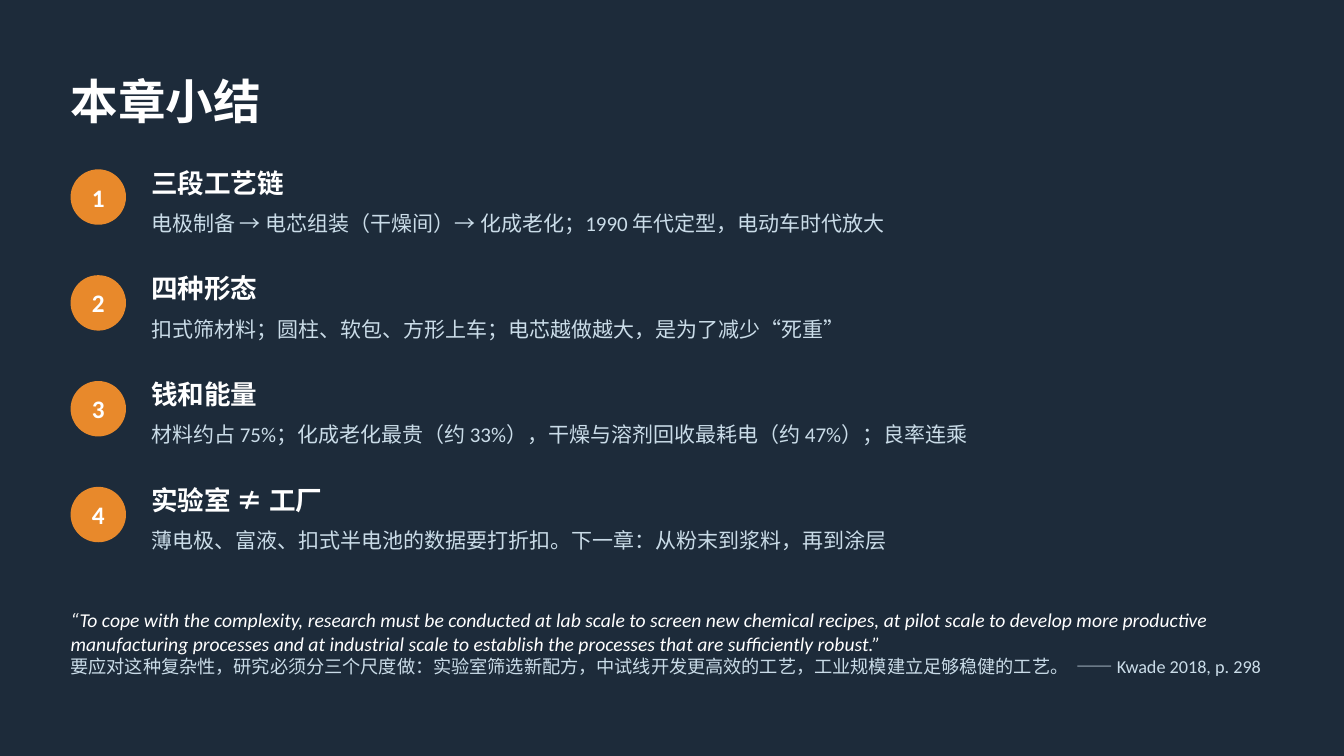
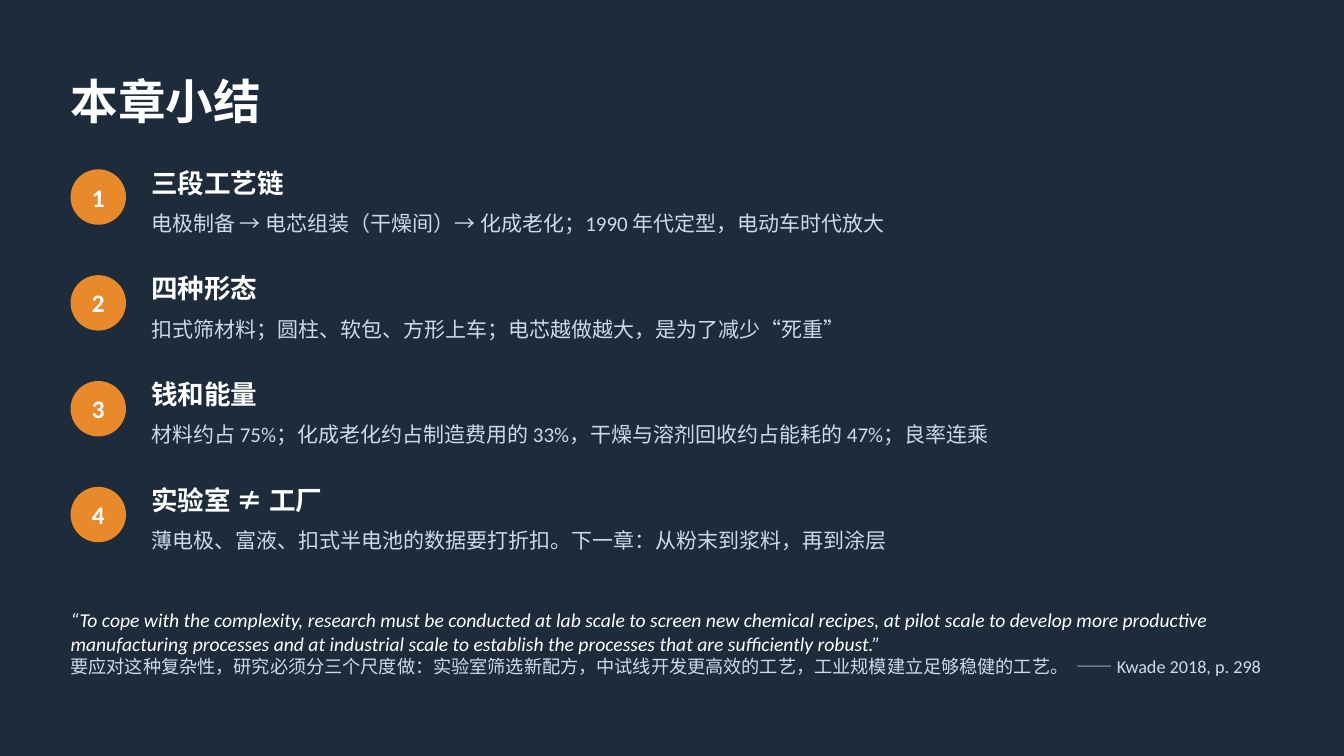
Before and after one commit to zhaoyuw44-lang/Trash, a slide deck: slide 24 of slides/decks/batmfg/batmfg_ch1.pptx. Drawn at 1344x756 pixels with LibreOffice and Linux fonts; fonts in the diff are those of the drawing. Boxes give left, top, right and bottom in pixels: in the first picture for what was removed or moved away, otherwise in the second. Text is boxed around its words. In the diff, an @@ line names an element or a change of style, - is before the commit and + after.

```diff
--- a/slides/decks/batmfg/batmfg_ch1.pptx
+++ b/slides/decks/batmfg/batmfg_ch1.pptx
@@ text at box(151, 424, 988, 445): text changed @@
-材料约占 75%；化成老化最贵（约 33%），干燥与溶剂回收最耗电（约 47%）；良率连乘
+材料约占 75%；化成老化约占制造费用的 33%，干燥与溶剂回收约占能耗的 47%；良率连乘
```
Also in this commit, not shown: 10 other slides changed, 7 other files.
